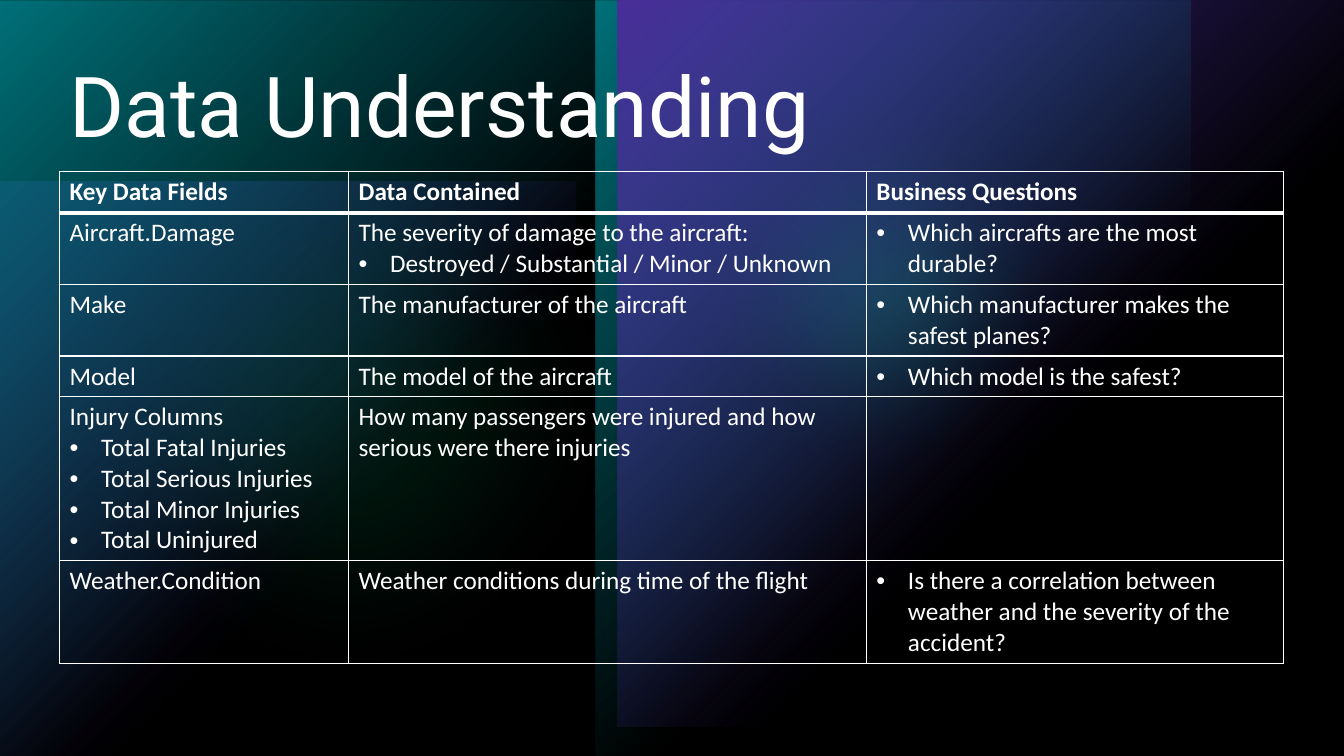
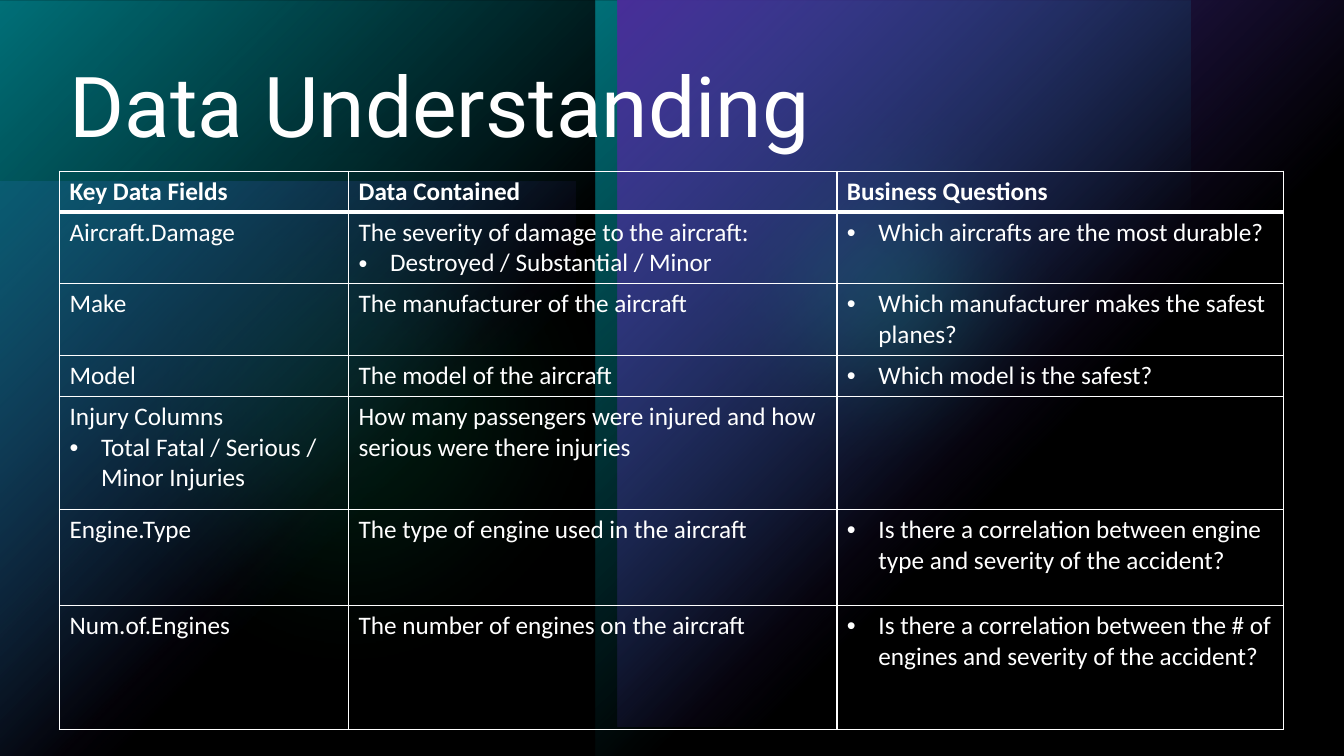
Before and after one commit to alecs1523/Aviation_Data_Analysis, a slide deck: slide 4 of phase_1_aviation_analysis.pptx. Drawn at 1344x756 pixels with LibreOffice and Linux fonts; fonts in the diff are those of the drawing. Boxes give left, top, right and bottom in pixels: in the first picture for what was removed or moved away, otherwise in the second. Text is boxed around its words. In the diff, an @@ line names an element or a change of style, - is before the commit and + after.

```diff
--- a/phase_1_aviation_analysis.pptx
+++ b/phase_1_aviation_analysis.pptx
@@ table at bbox=[59, 171, 1285, 732] @@
-row 2, column 2: The severity of damage to the aircraft: / Destroyed / Substantial / Minor / Unknown
+row 2, column 2: The severity of damage to the aircraft: / Destroyed / Substantial / Minor
-row 5: Injury Columns / Total Fatal Injuries / Total Serious Injuries / Total Minor Injuries / Total Uninjured | How many passengers were injured and how serious were there injuries | 
-row 6: Weather.Condition | Weather conditions during time of the flight | Is there a correlation between weather and the severity of the accident?
+row 5: Injury Columns / Total Fatal / Serious / Minor Injuries | How many passengers were injured and how serious were there injuries | 
+row 6: Engine.Type | The type of engine used in the aircraft | Is there a correlation between engine type and severity of the accident?
+row 7: Num.of.Engines | The number of engines on the aircraft | Is there a correlation between the # of engines and severity of the accident?
```
Also in this commit, not shown: 3 other slides changed, 2 slides added, 4 slides removed, 2 other files.
